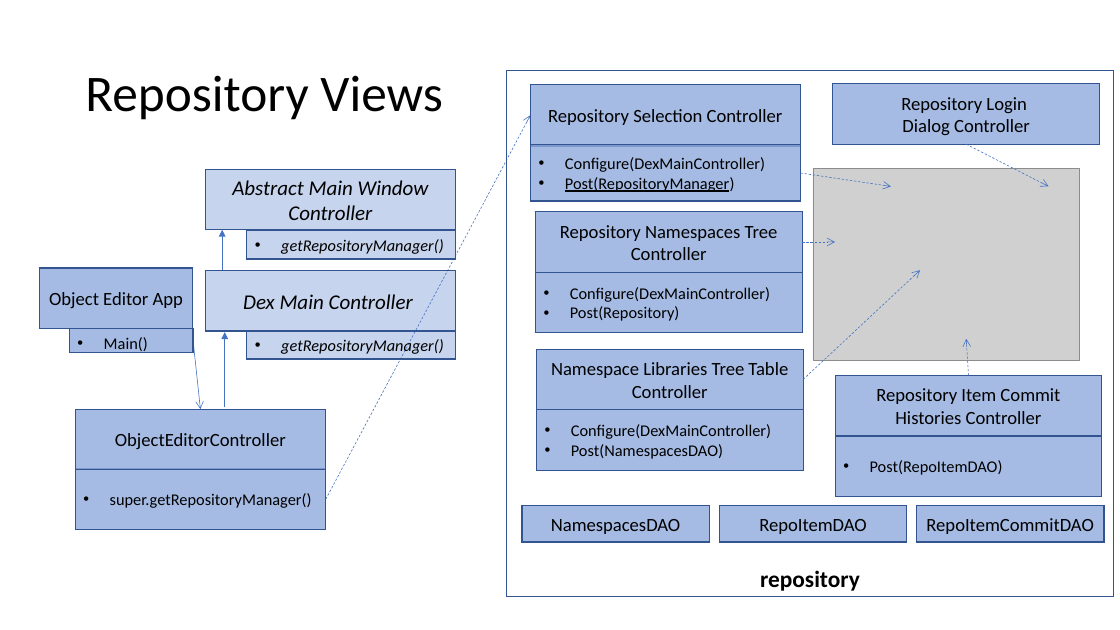
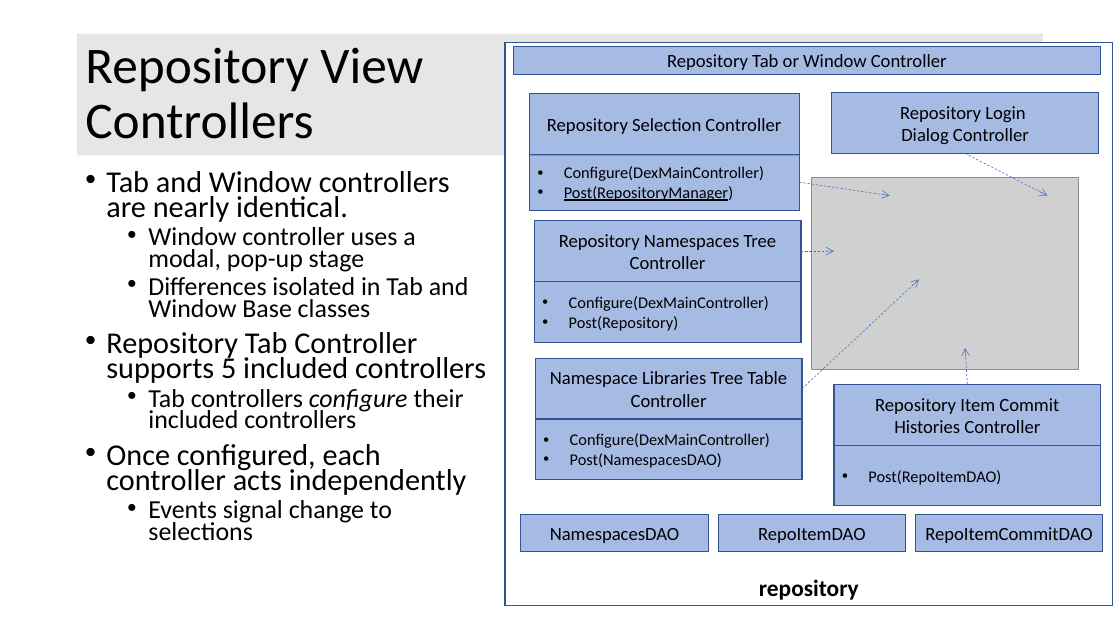
Before and after one commit to OpenTravel/OTM-DE-Utilities, a slide deck: slide 14 of otm-dex/OTM-DEX Architecture.pptx (slide 34 before the commit). Drawn at 1120x630 pixels with LibreOffice and Linux fonts; fonts in the diff are those of the drawing; grey boxes stand for pictures. Boxes give left, top, right and bottom in pixels: in the first picture for what was removed or moved away, otherwise in the second. Text is boxed around its words. In the diff, an @@ line names an element or a change of style, - is before the commit and + after.

Commit message:
Fixed bug when opening libraries from repository.

```diff
--- a/otm-dex/OTM-DEX Architecture.pptx
+++ b/otm-dex/OTM-DEX Architecture.pptx
@@ title "Repository View Controllers": place and size @@
-title "Repository View Controllers" at (85,75,443,120)
+title "Repository View Controllers" at (77,34,1044,155)
@@ title "Repository View Controllers" at (77,34,1044,155): fill none to #E7E6E6 @@
@@ title at (85,47,423,139): text changed @@
-Repository Views
+Repository View
+Controllers
@@ rectangle "repository": place and size @@
-rectangle "repository" at (507,71,1115,597)
+rectangle "repository" at (505,43,1113,606)
@@ rectangle "repository" at (505,43,1113,606): fill none to #FFFFFF @@
@@ rectangle added at (513,46,1101,75), fill #8FAADC at 80% opacity, outline #325491 1 pt, 16 pt, text #000000 @@
+Repository Tab or Window Controller
@@ arrow removed from (326, 499) to (531, 115) @@
@@ text added at (106,171,486,541), 22.2 pt, text #000000 @@
+• Tab and Window controllers are nearly identical.
+  • Window controller uses a modal, pop-up stage
+  • Differences isolated in Tab and Window Base classes
+• Repository Tab Controller supports 5 included controllers
+  • Tab controllers configure their included controllers
+• Once configured, each controller acts independently
+  • Events signal change to selections
@@ rectangle removed at (205,169,455,229) @@
-Abstract Main Window Controller
@@ 12 rectangles, 5 arrows, 1 picture: place and size @@
-12 rectangles, 5 arrows, 1 picture at (522,84,1104,543)
+12 rectangles, 5 arrows, 1 picture at (521,93,1103,552)
@@ arrow removed from (223, 271) to (223, 229) @@
@@ rectangle removed at (247,231,456,260) @@
-• getRepositoryManager()
@@ rectangle removed at (39,268,193,329) @@
-Object Editor App
@@ rectangle removed at (205,271,455,331) @@
-Dex Main Controller
@@ rectangle removed at (69,329,192,352) @@
-• Main()
@@ arrow removed from (193, 340) to (201, 409) @@
@@ arrow removed from (225, 408) to (225, 332) @@
@@ rectangle removed at (247,331,456,360) @@
-• getRepositoryManager()
@@ rectangle removed at (75,409,325,470) @@
-ObjectEditorController
@@ rectangle removed at (75,469,325,529) @@
-• super.getRepositoryManager()
```
Also in this commit, not shown: 32 other slides changed, 7 slides added, 8 slides removed, 5 other files.
